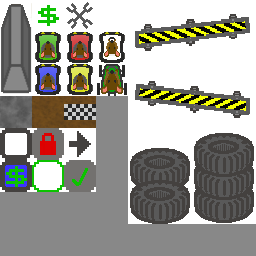
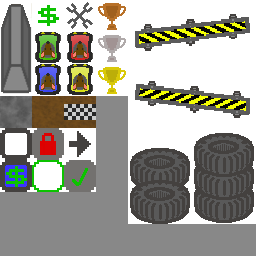
Comparing the layer stacks of the two w=256, h=256 images. Changes:
painted on "dungeon_terrain_sheet.png" over (x1=97, y1=3, x2=127, y2=96)
